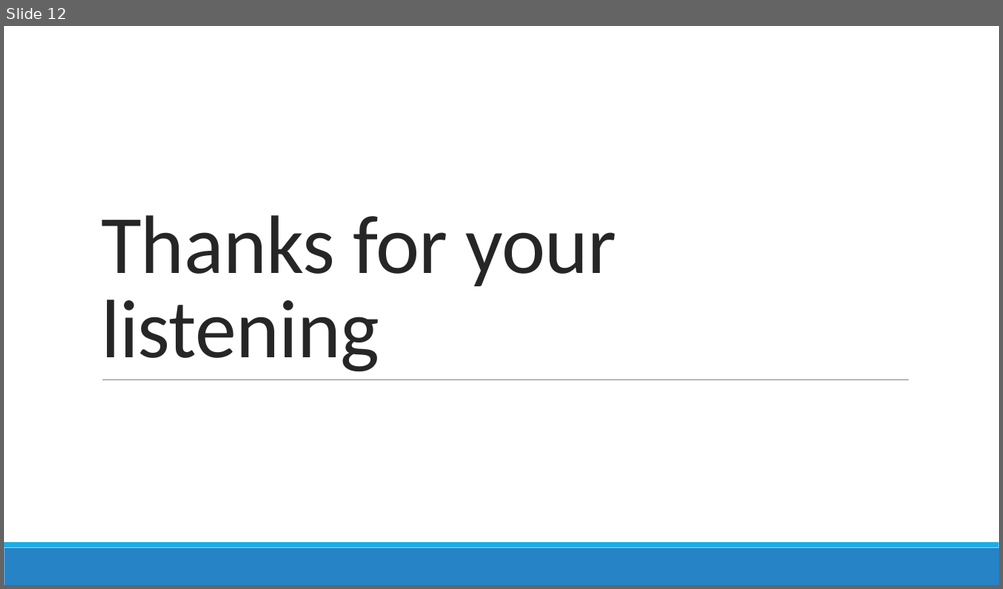
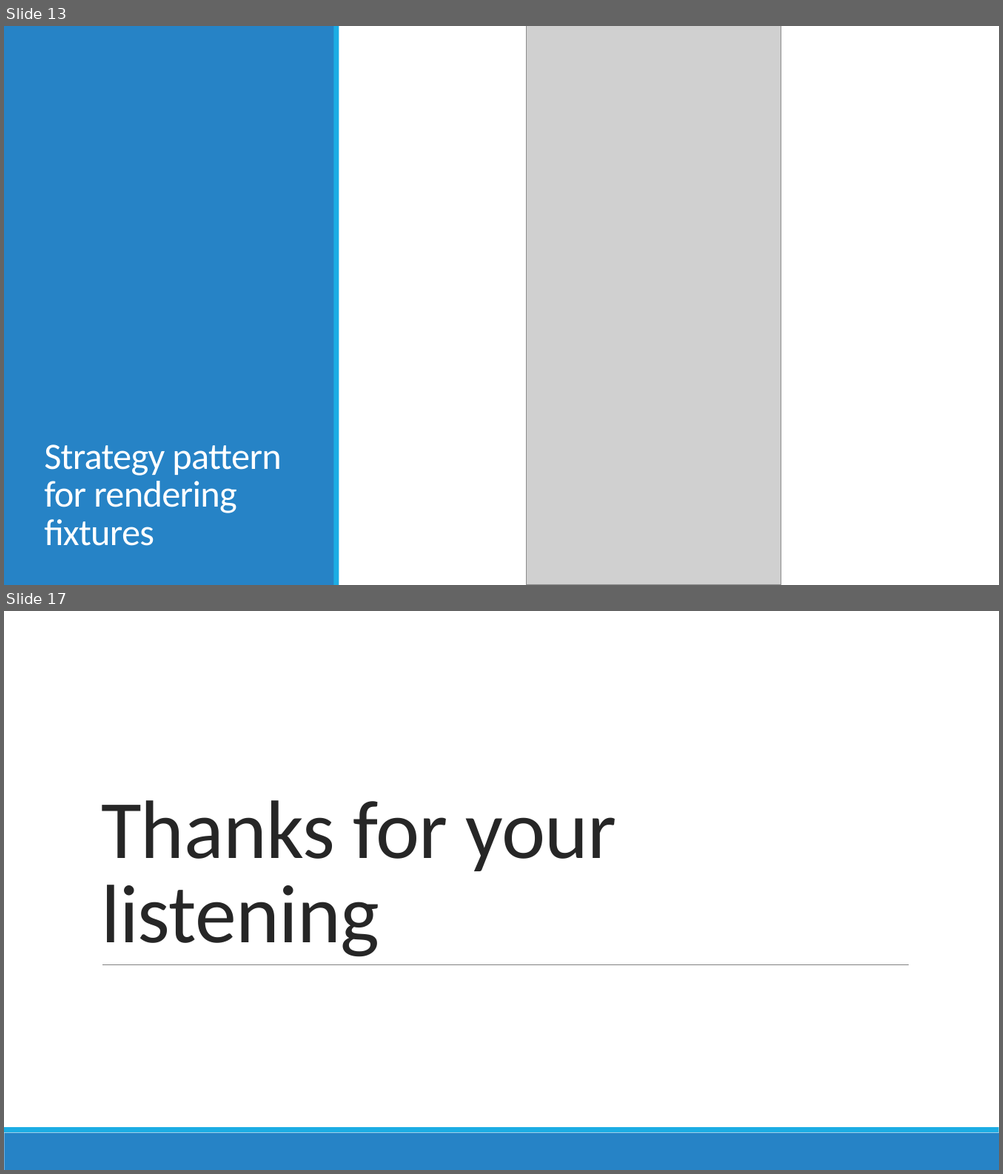
Before and after one commit to roastduck/destroyer_2d, a slide deck: doc/presentation.pptx. Shown one above the other, each under a label of ours: slide 12 before the commit, slides 13 and 17 after it; the slides between them are not shown. The pictures are 1003x589 and 1003x1174 pixels, drawn with LibreOffice and Linux fonts; fonts in the diff are those of the drawing; grey boxes stand for pictures. Boxes give left, top, right and bottom in pixels: in the first picture for what was removed or moved away, otherwise in the second. Text is boxed around its words. In the diff, an @@ line names an element or a change of style, - is before the commit and + after.

```diff
--- a/doc/presentation.pptx
+++ b/doc/presentation.pptx
@@ slide 13 added at box(4, 26, 999, 585), background #FFFFFF @@
@@ rectangle added at box(4, 26, 335, 585), fill #2683C6 @@
@@ rectangle added at box(334, 26, 339, 585), fill #1CADE4 @@
@@ picture added at box(526, 26, 781, 585) @@
@@ title added at box(44, 445, 282, 546), 36 pt, text #FFFFFF @@
+Strategy pattern for rendering fixtures
@@ what was slide 12 is now slide 17 @@
```
Also in this commit, not shown: 4 other slides added.
